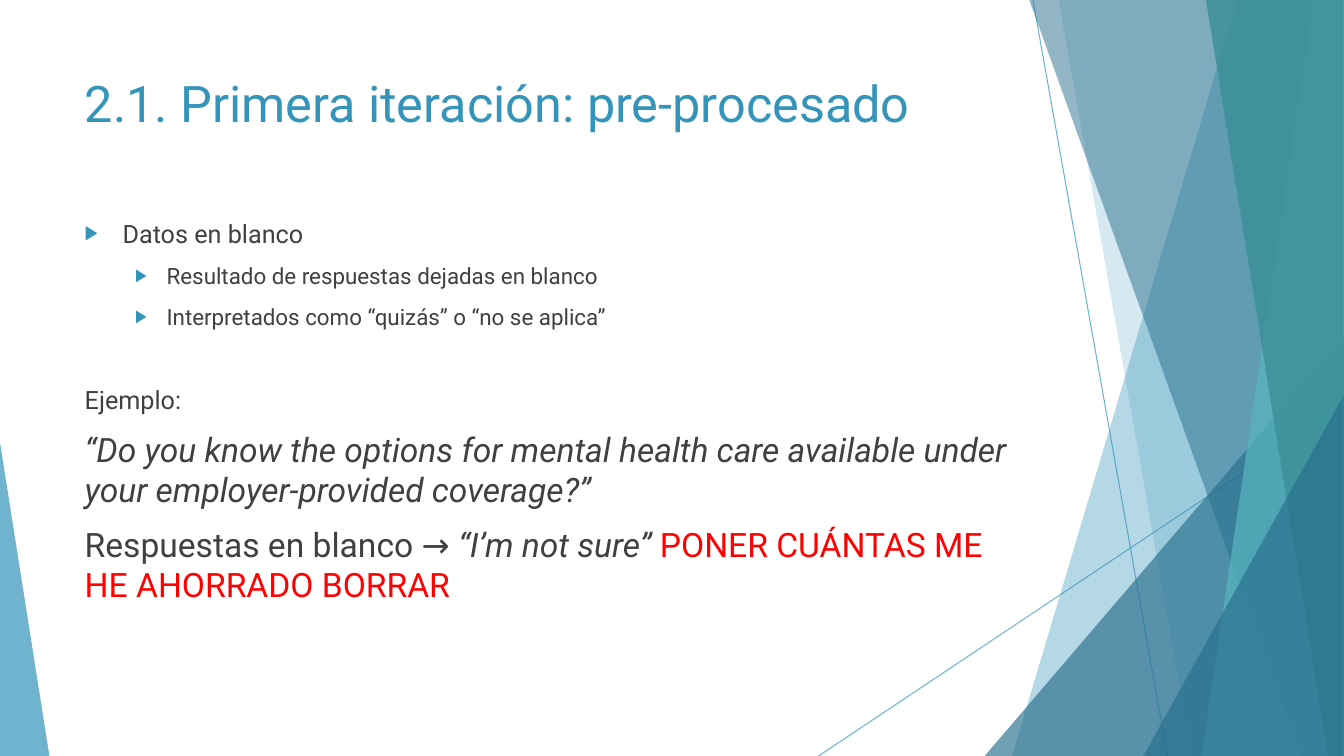
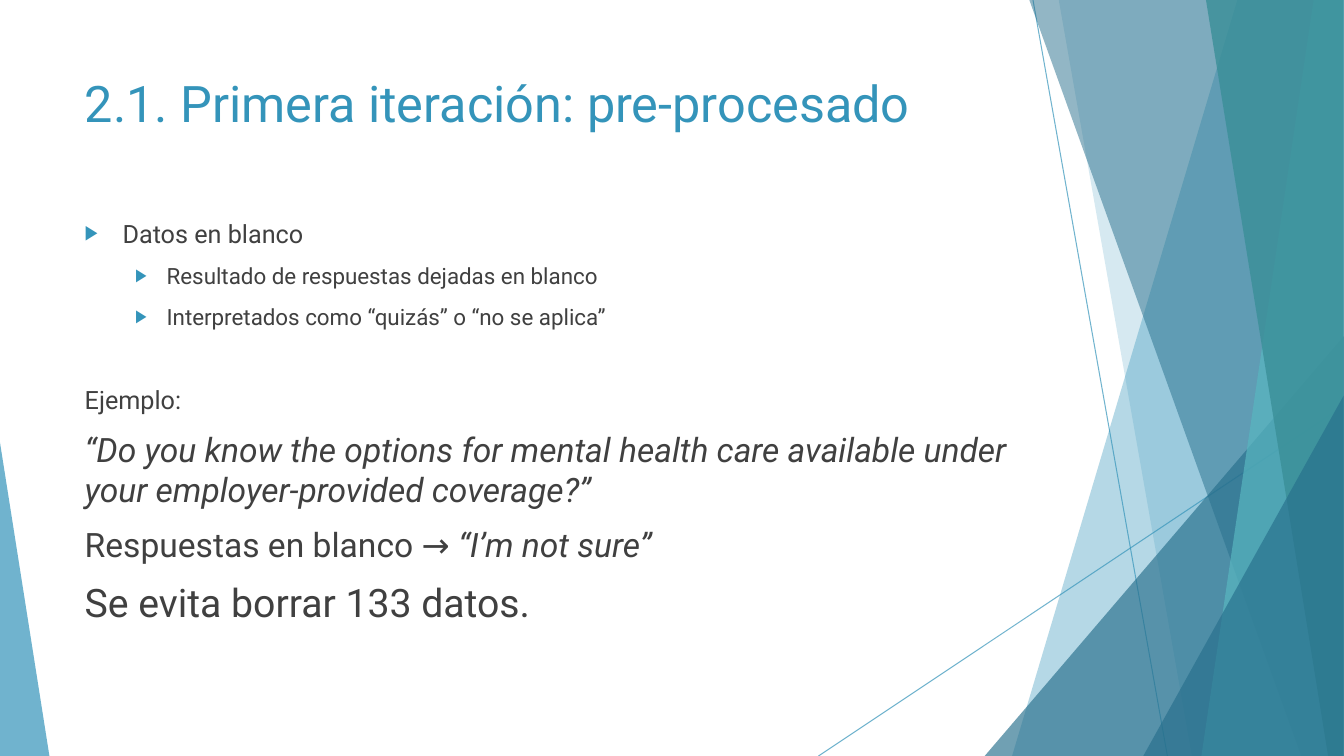
Before and after one commit to Geadalu/DataMiningHealth, a slide deck: slide 9 of Presentación DataMiningHealth.pptx. Drawn at 1344x756 pixels with LibreOffice and Linux fonts; fonts in the diff are those of the drawing. Boxes give left, top, right and bottom in pixels: in the first picture for what was removed or moved away, otherwise in the second. Text is boxed around its words. In the diff, an @@ line names an element or a change of style, - is before the commit and + after.

```diff
--- a/Presentación DataMiningHealth.pptx
+++ b/Presentación DataMiningHealth.pptx
@@ text at <box>85,531,651,618</box>: text changed @@
-Respuestas en blanco → “I’m not sure” PONER CUÁNTAS ME HE AHORRADO BORRAR
+Respuestas en blanco → “I’m not sure”
+Se evita borrar 133 datos.
```
Also in this commit, not shown: 3 other slides changed, 1 slide added, 5 slides removed, 3 other files.
